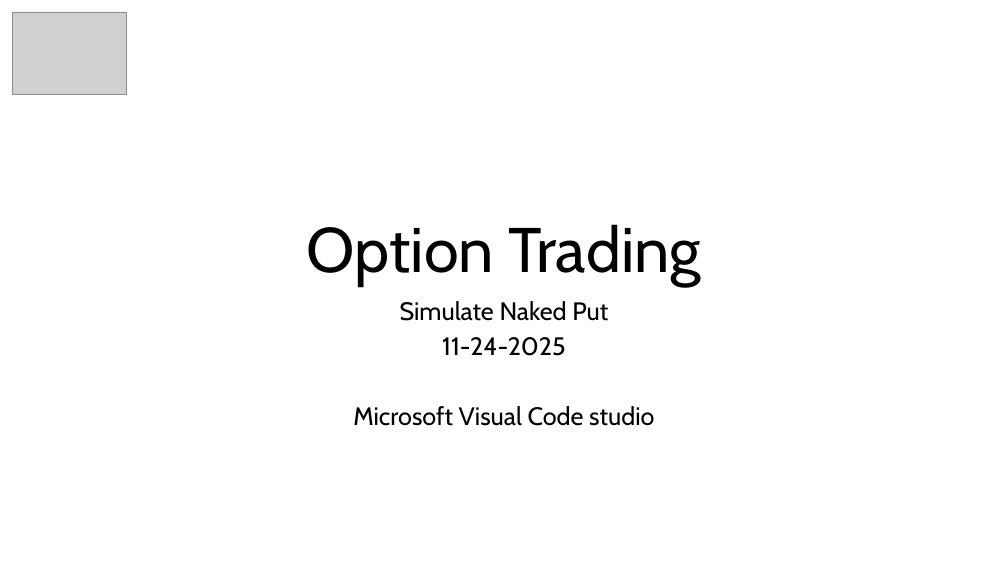
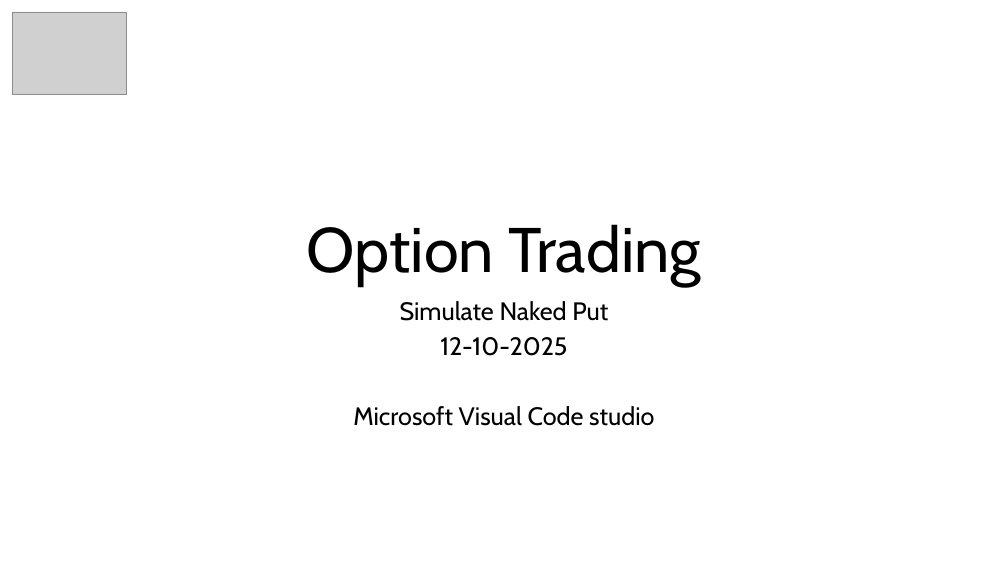
Before and after one commit to etayluz1/option_trading, a slide deck: slide 1 of Option Trading.pptx. Drawn at 1008x567 pixels with LibreOffice and Linux fonts; fonts in the diff are those of the drawing; grey boxes stand for pictures. Boxes give left, top, right and bottom in pixels: in the first picture for what was removed or moved away, otherwise in the second. Text is boxed around its words. In the diff, an @@ line names an element or a change of style, - is before the commit and + after.

```diff
--- a/Option Trading.pptx
+++ b/Option Trading.pptx
@@ subtitle at bbox=[440, 337, 567, 356]: text changed @@
-11-24-2025
+12-10-2025
```
Also in this commit, not shown: 3 other slides changed, 1 slide added, 2 other files.
